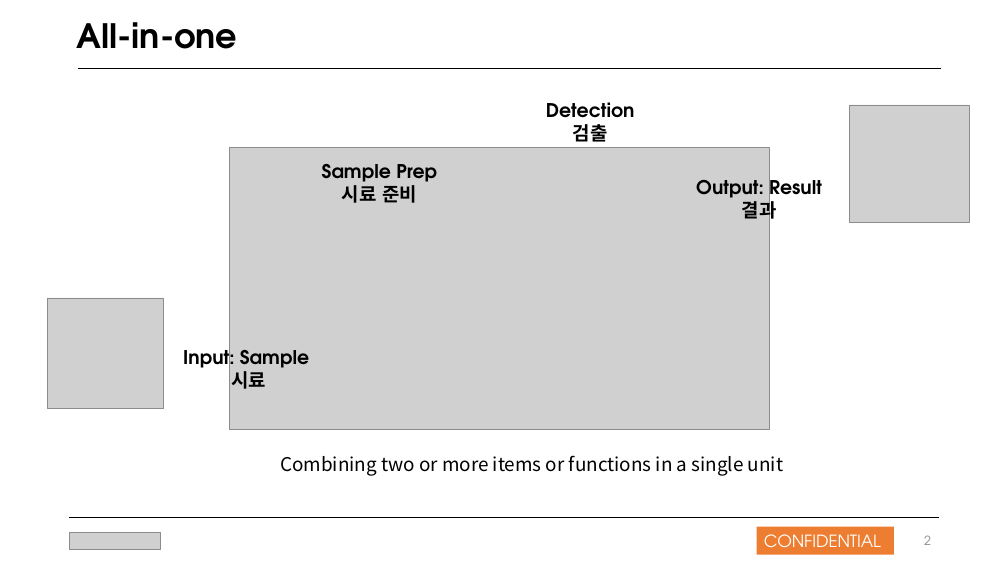
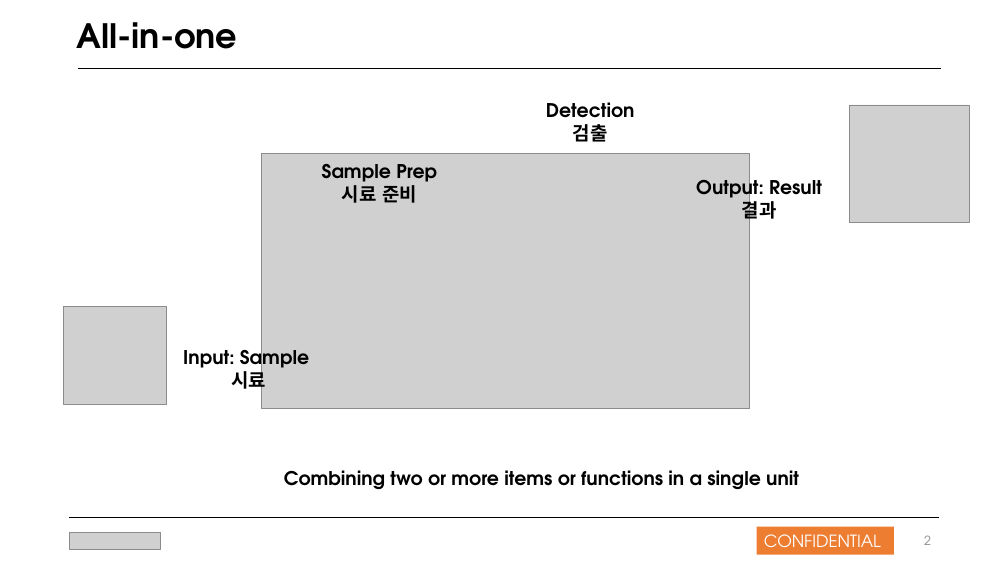
Before and after one commit to nansmile/Company-Work, a slide deck: slide 2 of Work/올인원팀 발표자료_181021.pptx. Drawn at 1008x567 pixels with LibreOffice and Linux fonts; fonts in the diff are those of the drawing; grey boxes stand for pictures. Boxes give left, top, right and bottom in pixels: in the first picture for what was removed or moved away, otherwise in the second. Text is boxed around its words. In the diff, an @@ line names an element or a change of style, - is before the commit and + after.

```diff
--- a/Work/올인원팀 발표자료_181021.pptx
+++ b/Work/올인원팀 발표자료_181021.pptx
@@ picture: place and size @@
-picture at [229,147,770,430]
+picture at [261,154,749,409]
@@ picture: place and size @@
-picture at [47,298,163,408]
+picture at [64,306,167,405]
@@ text "Combining two or more items ...": place and size @@
-text "Combining two or more items ..." at [280,455,783,476]
+text "Combining two or more items ..." at [284,470,799,489]
@@ text "Combining two or more items ..." at [284,470,799,489]: font Noto Sans CJK KR to TeX Gyre Adventor, bold on @@
```
Also in this commit, not shown: 4 other slides changed, 1 slide removed.
